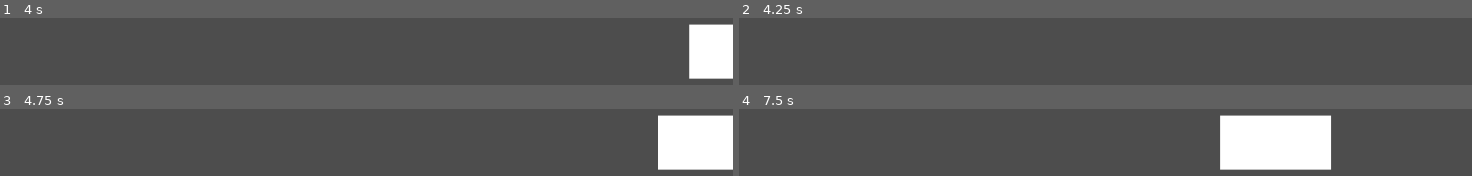
Above: before the commit, frames 1-4 (two rows, left to right).
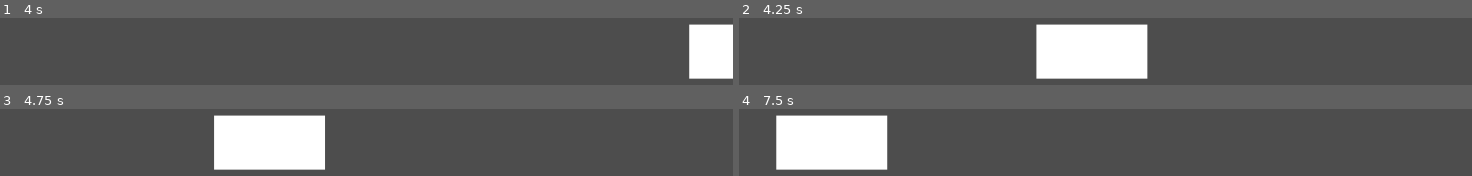
Above: after the commit, the same moments.

Repository: andreaTheCoder/brackeysgamejam
Game: Godot game, scene res://scenes/game.tscn
Same seed, same stepped clock (60 frames per second), same inputs: the game is played once before the commit and once after it.
Inputs:
- Up to frame 1 (4 s): tap Enter (ui_accept) at 0.5, 0.77, 1.52, 3.02, 3.77 s; hold Right (ui_right) 0.53-2.03 s; hold Left (ui_left) 2.03-2.78 s; hold Right (ui_right) from 2.78 s (still down)
- Up to frame 2 (4.25 s): keep holding Right (ui_right); tap R (reset) at 4.15 s
- Up to frame 3 (4.75 s): release Right (ui_right) at 4.28 s; hold Left (ui_left) from 4.28 s (still down); tap Enter (ui_accept) at 4.52 s
- Up to frame 4 (7.5 s): release Left (ui_left) at 5.03 s; hold Right (ui_right) 5.03-5.78 s; hold Left (ui_left) 5.78-7.28 s; tap Enter (ui_accept) at 6.02, 6.77 s; hold Right (ui_right) from 7.28 s (still down)

Frame 1 is identical in both runs. In frame 2, 13% of the frame differs, in the area x 40-56%, y 8-92%; in frame 3, 21%; in frame 4, 25%, in the area x 5-81%, y 8-92%.

Commit message:
gamemanager actual commit

Diff:
--- a/scenes/game.tscn
+++ b/scenes/game.tscn
@@ -1,6 +1,7 @@
-[gd_scene load_steps=2 format=3 uid="uid://dx4alm7spt1cb"]
+[gd_scene load_steps=3 format=3 uid="uid://dx4alm7spt1cb"]
 
 [ext_resource type="PackedScene" uid="uid://b2nldleqd7l8" path="res://scenes/bike.tscn" id="1_uwrxv"]
+[ext_resource type="Script" uid="uid://ve3kpygen1ju" path="res://scripts/game_manager.gd" id="2_yqjtg"]
 
 [node name="Game" type="Node2D"]
 
@@ -8,3 +9,6 @@
 position = Vector2(0, 2)
 
 [node name="Camera2D" type="Camera2D" parent="."]
+
+[node name="Game Manager" type="Node" parent="."]
+script = ExtResource("2_yqjtg")
--- a/scripts/game_manager.gd
+++ b/scripts/game_manager.gd
@@ -1 +1,10 @@
 extends Node
+
+func _process(delta: float) -> void:
+	checkRespawn()
+
+func checkRespawn():
+	if Input.is_action_just_pressed("reset"):
+		print("resetting game")
+		get_tree().reload_current_scene()
+		Engine.time_scale = 1
